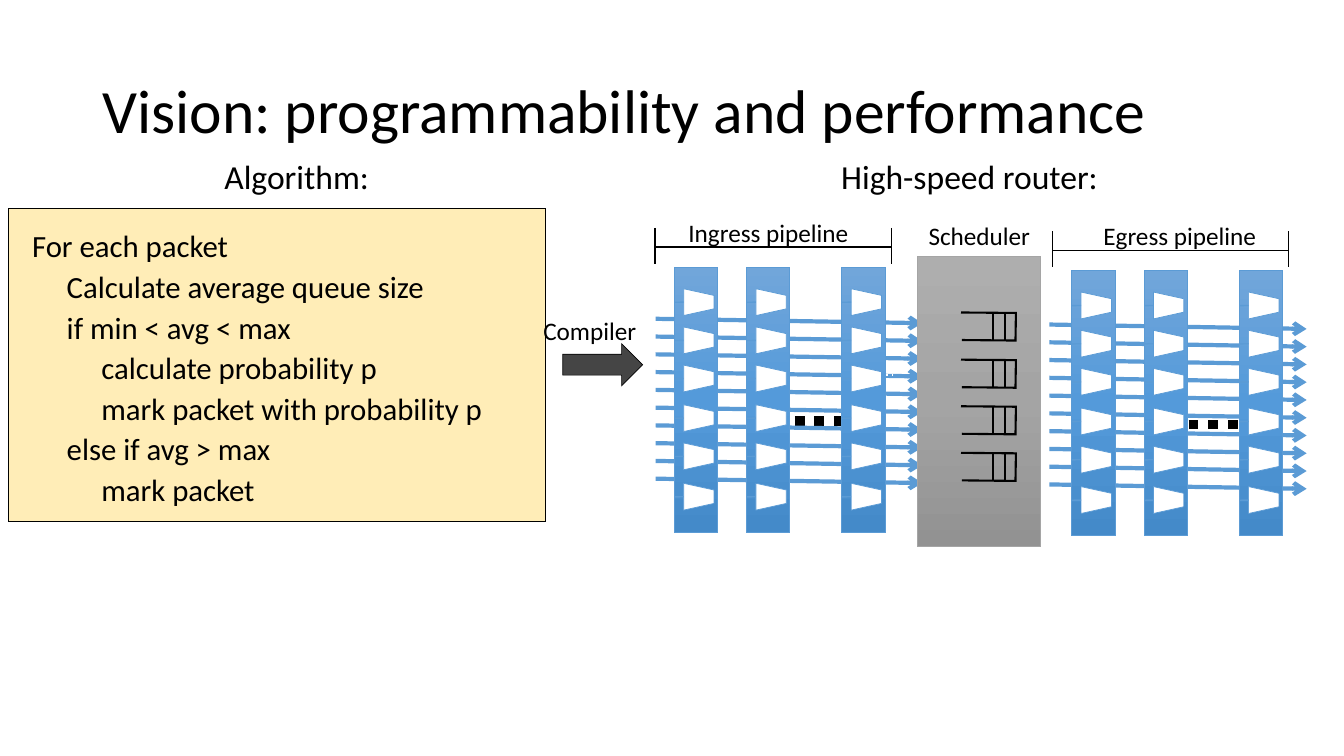
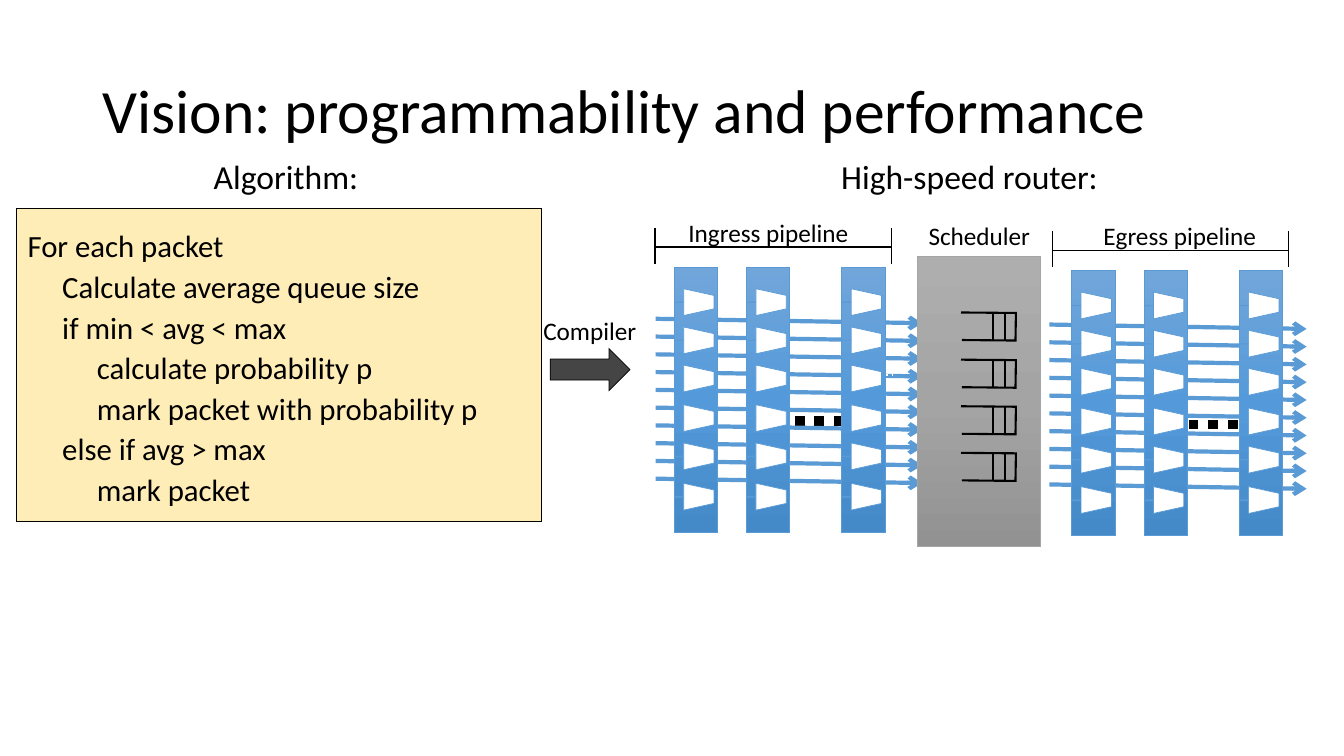
Before and after one commit to anirudhSK/pifo-domino-marple-ppts, a slide deck: slide 7 of combined_domino_pifo.pptx. Drawn at 1344x756 pixels with LibreOffice and Linux fonts; fonts in the diff are those of the drawing. Boxes give left, top, right and bottom in pixels: in the first picture for what was removed or moved away, otherwise in the second. Text is boxed around its words. In the diff, an @@ line names an element or a change of style, - is before the commit and + after.

```diff
--- a/combined_domino_pifo.pptx
+++ b/combined_domino_pifo.pptx
@@ text "Algorithm:": place and size @@
-text "Algorithm:" at bbox=[32, 165, 482, 506]
+text "Algorithm:" at bbox=[28, 165, 477, 506]
@@ rectangle: place and size @@
-rectangle at bbox=[8, 209, 544, 522]
+rectangle at bbox=[17, 209, 541, 522]
@@ right arrow: place and size @@
-right arrow at bbox=[563, 344, 642, 386]
+right arrow at bbox=[551, 349, 630, 391]
```
Also in this commit, not shown: 2 other slides changed.
